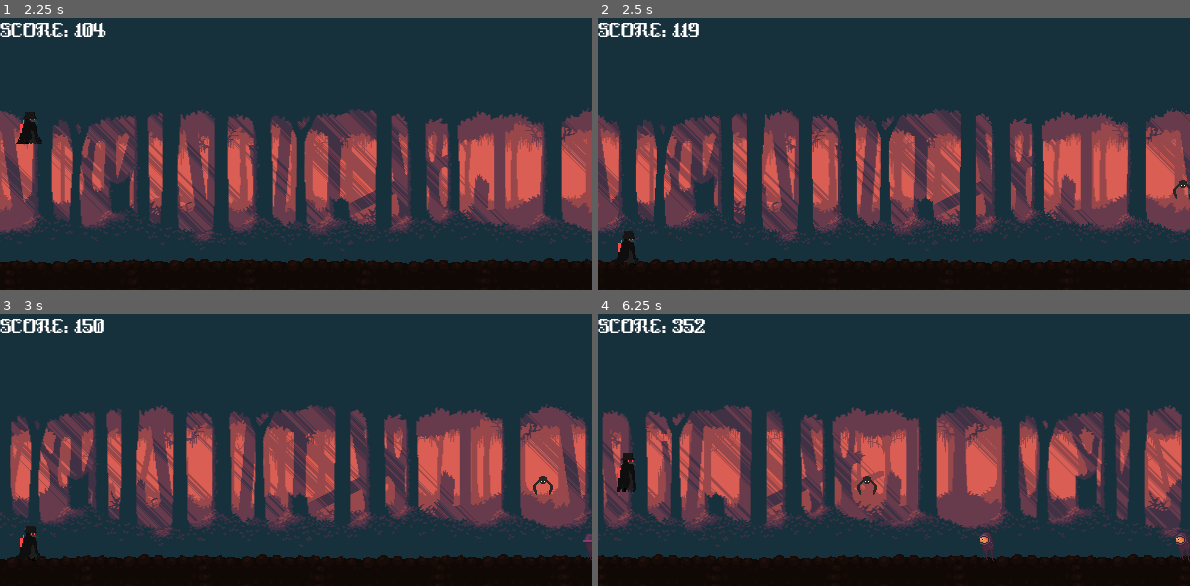
Above: before the commit, frames 1-4 (two rows, left to right).
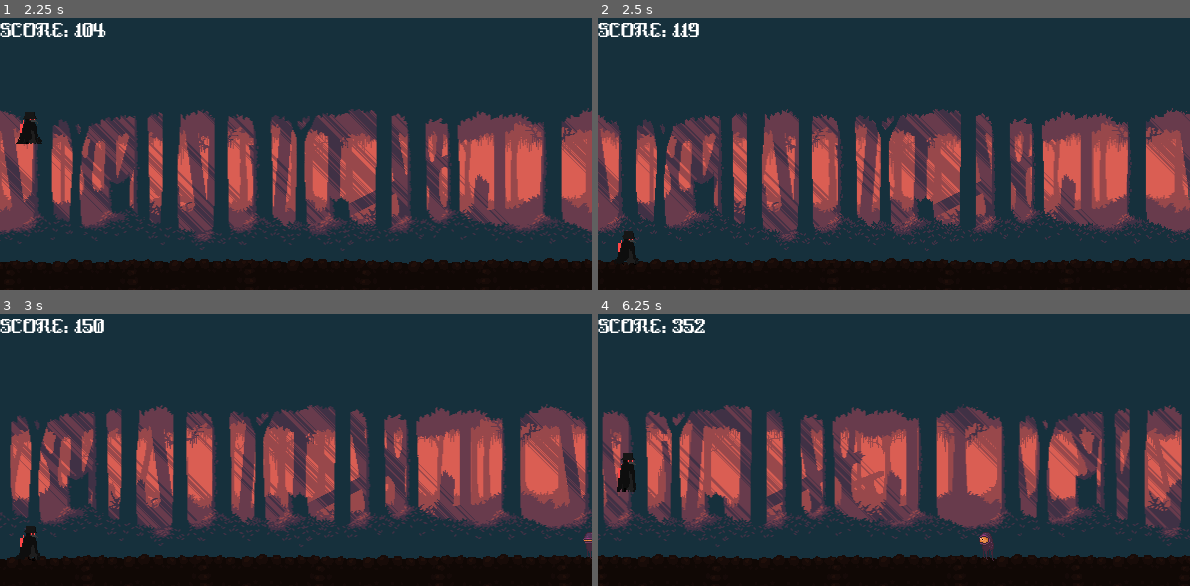
Above: after the commit, the same moments.

Repository: nano141004/GameJam
Game: Godot game, scene res://scenes/main.tscn
Same seed, same stepped clock (60 frames per second), same inputs: the game is played once before the commit and once after it.
Inputs:
- Up to frame 1 (2.25 s): tap Enter (enter) at 0.5, 1.35 s; tap Space (jump) at 0.6, 0.77, 1.07, 1.52, 1.55, 1.82, 2.1 s
- Up to frame 2 (2.5 s): no input
- Up to frame 3 (3 s): tap Enter (enter) at 2.85 s
- Up to frame 4 (6.25 s): tap Space (jump) at 3.02, 3.05, 3.32, 3.6, 3.77, 4.07, 4.52, 4.55, 4.82, 5.1, 6.02, 6.05 s; tap Enter (enter) at 4.35, 5.85 s

Frame 1 is identical in both runs. In frame 2, less than 0.1% of the frame differs, in the area x 97-100%, y 59-67%; in frame 3, 0.1%; in frame 4, 0.2%, in the area x 43-100%, y 59-91%.

Commit message:
add audio

Diff:
--- a/scenes/bat.tscn
+++ b/scenes/bat.tscn
@@ -71,7 +71,7 @@
 sprite_frames = SubResource("SpriteFrames_gffuy")
 animation = &"fly"
 autoplay = "fly"
-frame_progress = 0.471375
+frame_progress = 0.124421
 
 [node name="CollisionShape2D" type="CollisionShape2D" parent="."]
 position = Vector2(4, 2)
--- a/scenes/main.tscn
+++ b/scenes/main.tscn
@@ -1,10 +1,11 @@
-[gd_scene load_steps=7 format=3 uid="uid://dlm30f1gqhq8c"]
+[gd_scene load_steps=8 format=3 uid="uid://dlm30f1gqhq8c"]
 
 [ext_resource type="PackedScene" uid="uid://dkacf1a3pflg5" path="res://scenes/background.tscn" id="1_3udto"]
 [ext_resource type="Script" path="res://scripts/main.gd" id="1_vlb1w"]
 [ext_resource type="PackedScene" uid="uid://cjv45owm606kh" path="res://scenes/platform.tscn" id="2_kqlva"]
 [ext_resource type="PackedScene" uid="uid://dvntxr00slb8x" path="res://scenes/player.tscn" id="3_rmw6d"]
 [ext_resource type="PackedScene" uid="uid://c1l4v4iqjgwn4" path="res://scenes/hud.tscn" id="6_m2jx6"]
+[ext_resource type="AudioStream" uid="uid://bscdfjj1ee3qi" path="res://assets/bgm.wav" id="7_md1lb"]
 [ext_resource type="PackedScene" uid="uid://bg5xn380bhbg3" path="res://scenes/death.tscn" id="8_ec350"]
 
 [node name="Main" type="Node2D"]
@@ -25,3 +26,8 @@
 [node name="HUD" parent="." instance=ExtResource("6_m2jx6")]
 
 [node name="Death" parent="." instance=ExtResource("8_ec350")]
+
+[node name="BGM" type="AudioStreamPlayer2D" parent="."]
+stream = ExtResource("7_md1lb")
+autoplay = true
+max_distance = 9.22337e+18
--- a/scenes/oneeye.tscn
+++ b/scenes/oneeye.tscn
@@ -581,7 +581,7 @@
 sprite_frames = SubResource("SpriteFrames_p4dt7")
 animation = &"fly"
 autoplay = "fly"
-frame_progress = 0.921261
+frame_progress = 0.254594
 flip_h = true
 
 [node name="CollisionShape2D" type="CollisionShape2D" parent="."]
--- a/scenes/player.tscn
+++ b/scenes/player.tscn
@@ -188,5 +188,6 @@
 position = Vector2(-2.66667, 2.33333)
 shape = SubResource("RectangleShape2D_u3iwv")
 
-[node name="AudioStreamPlayer2D" type="AudioStreamPlayer2D" parent="."]
+[node name="Jump" type="AudioStreamPlayer2D" parent="."]
 stream = ExtResource("5_8dksv")
+volume_db = 4.952
--- a/scripts/main.gd
+++ b/scripts/main.gd
@@ -90,7 +90,7 @@
 			add_monster(monster, monster_x, monster_y)
 
 		#bat
-		if round(speed) == 1:
+		if speed >= 2:
 			if randi_range(0, 1) == 1:
 				monster = bat.instantiate()
 				var monster_x = screen_size.x + round(score) + 150
--- a/scripts/player.gd
+++ b/scripts/player.gd
@@ -7,6 +7,7 @@
 var can_double_jump = false
 
 @onready var animplayer = $Animation
+@onready var jump_sfx = $Jump
 
 # Called when the node enters the scene tree for the first time.
 func _ready() -> void:
@@ -29,10 +30,12 @@
 		if can_double_jump and Input.is_action_just_pressed("jump"):
 			velocity.y = jump_speed
 			can_double_jump = false
+			jump_sfx.play()
 		# First Jump
 		if is_on_floor() and Input.is_action_just_pressed("jump"):
 			velocity.y = jump_speed
 			can_double_jump = true
+			jump_sfx.play()
 		#if is_on_floor():
 			#if Input.is_action_just_pressed('jump'):
 				#velocity.y = jump_speed
Not shown, changed: assets/386572__shanef91__jumping_1.wav.import
Not shown, added: assets/bgm.wav.import
Not shown, added: export_presets.cfg
Not shown, added: assets/387223__awrmacd__orchestral-suspense-loop-1.aiff
Not shown, added: assets/bgm.wav
